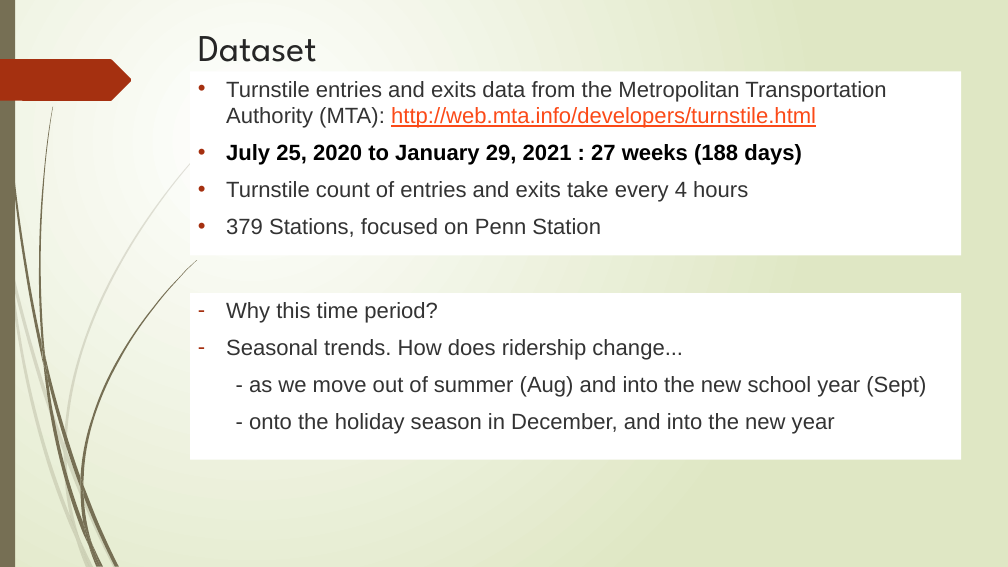
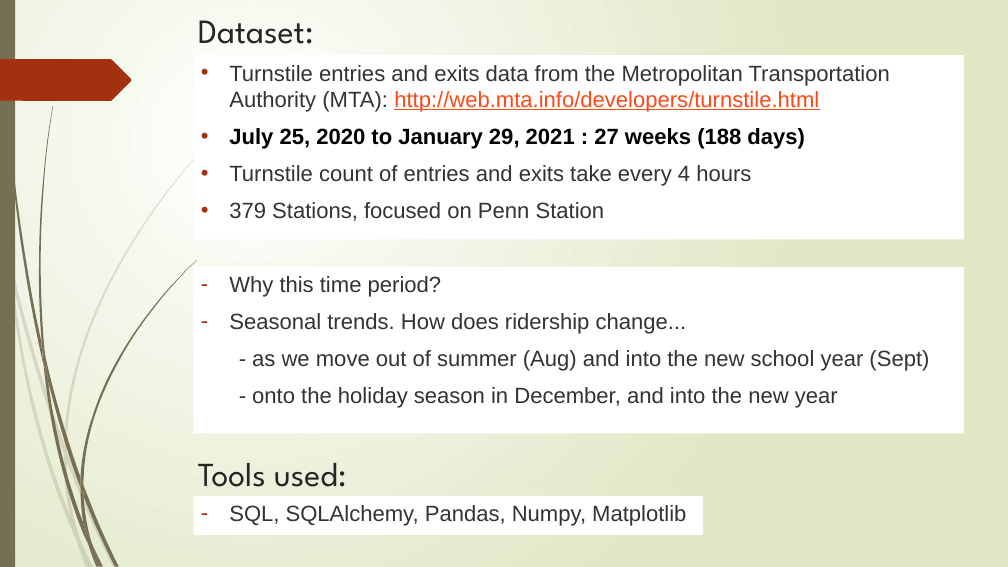
Before and after one commit to jaykwon2/MTA_EDA, a slide deck: slide 3 of EDA-MTA_presentation.pptx. Drawn at 1008x567 pixels with LibreOffice and Linux fonts; fonts in the diff are those of the drawing. Boxes give left, top, right and bottom in pixels: in the first picture for what was removed or moved away, otherwise in the second. Text is boxed around its words. In the diff, an @@ line names an element or a change of style, - is before the commit and + after.

```diff
--- a/EDA-MTA_presentation.pptx
+++ b/EDA-MTA_presentation.pptx
@@ title at <box>198,20,314,44</box>: text changed; size 36 to 32.4 pt @@
-Dataset
+Dataset:
@@ text "Turnstile entries and exits data ...": place and size @@
-text "Turnstile entries and exits data ..." at <box>191,71,962,256</box>
+text "Turnstile entries and exits data ..." at <box>194,55,965,240</box>
@@ rectangle "Why this time period?": place and size @@
-rectangle "Why this time period?" at <box>191,293,962,460</box>
+rectangle "Why this time period?" at <box>194,267,965,433</box>
@@ text added at <box>198,463,346,487</box>, 32 pt, text #262626 @@
+Tools used:
@@ rectangle added at <box>194,496,703,535</box>, fill #FFFFFF, 21 pt, text #333333 @@
+– SQL, SQLAlchemy, Pandas, Numpy, Matplotlib
```
Also in this commit, not shown: 5 other slides changed, 2 other files.
